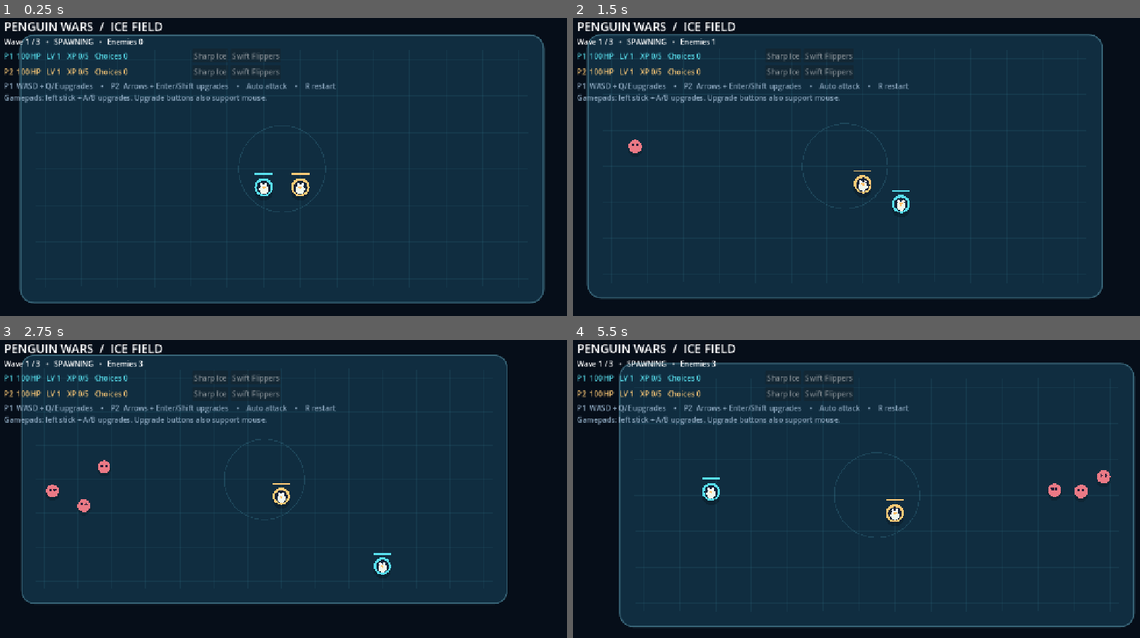
Above: before the commit, frames 1-4 (two rows, left to right).
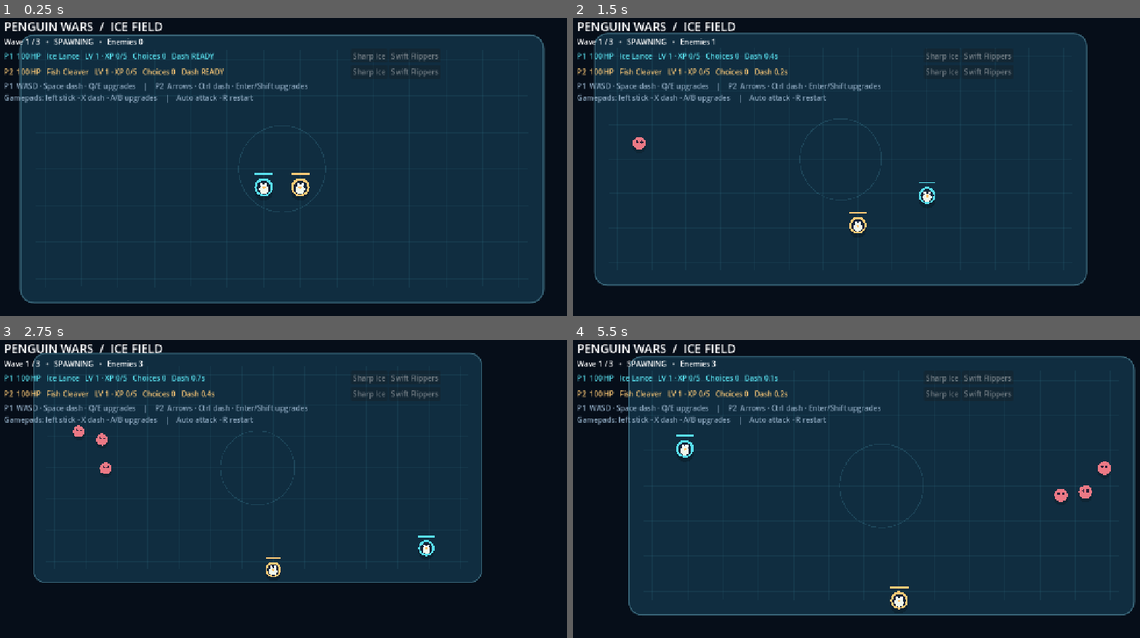
Above: after the commit, the same moments.

Repository: lybyerc-lab/Penguin_Wars
Game: Godot game, scene res://scenes/arena/test_arena.tscn
The game is run twice, just before and just after one commit, with the same random seed, the same clock (stepped at 60 frames per second) and the same inputs.
Inputs:
- Up to frame 1 (0.25 s): no input
- Up to frame 2 (1.5 s): tap Enter at 0.5 s; hold D 0.53-1.28 s; hold Ctrl 0.53-1.28 s; tap Space at 0.77, 0.8, 1.07, 1.35 s; hold S from 1.28 s (still down)
- Up to frame 3 (2.75 s): tap Space at 1.52, 1.82, 2.3 s; tap Ctrl at 1.55 s; release S at 2.03 s; hold D from 2.03 s (still down); hold Ctrl from 2.03 s (still down)
- Up to frame 4 (5.5 s): release D at 2.78 s; release Ctrl at 2.78 s; hold W 2.78-3.53 s; tap R at 2.85 s; tap Space at 3.02, 3.32, 4.52, 4.82 s; tap Ctrl at 3.05, 4.55 s; hold Space 3.53-4.28 s; hold A 3.53-5.03 s; tap Q at 3.6 s; tap E at 4.35 s; hold S from 5.03 s (still down); hold Space from 5.03 s (still down); tap Enter at 5.1 s

The runs differ from the first frame. In frame 1, 2.3% of the frame differs, in the area x 7-78%, y 11-29%; in frame 2, 12%; in frame 3, 16%, in the area x 3-90%, y 4-89%; in frame 4, 12%.

Commit message:
Add co-op dash, distinct weapons and combat feedback

Diff:
--- /dev/null
+++ b/resources/weapons/fish_cleaver.tres
@@ -0,0 +1,13 @@
+[gd_resource type="Resource" script_class="WeaponDefinition" load_steps=2 format=3]
+[ext_resource type="Script" path="res://scripts/data/weapon_definition.gd" id="1"]
+[resource]
+script = ExtResource("1")
+id = &"fish_cleaver"
+display_name = "Fish Cleaver"
+damage = 22.0
+cooldown = 1.05
+reach = 105.0
+pattern = 1
+arc_degrees = 140.0
+knockback = 320.0
+tint = Color(1, 0.8, 0.47, 1)
--- a/resources/weapons/ice_lance.tres
+++ b/resources/weapons/ice_lance.tres
@@ -1,9 +1,10 @@
-[gd_resource type="Resource" script_class="WeaponDefinition" load_steps=2 format=3]
-[ext_resource type="Script" path="res://scripts/data/weapon_definition.gd" id="1"]
+[gd_resource type="Resource" script_class="WeaponDefinition" format=3 uid="uid://irw72yxxc2d2"]
+
+[ext_resource type="Script" uid="uid://dt4grtuvsnq3r" path="res://scripts/data/weapon_definition.gd" id="1"]
+
 [resource]
 script = ExtResource("1")
 id = &"ice_lance"
 display_name = "Ice Lance"
-damage = 14.0
-cooldown = 0.65
-reach = 190.0
+cooldown = 0.42
+reach = 240.0
--- a/scenes/actors/enemy.tscn
+++ b/scenes/actors/enemy.tscn
@@ -1,6 +1,7 @@
-[gd_scene load_steps=4 format=3]
+[gd_scene load_steps=5 format=3]
 [ext_resource type="Script" path="res://scripts/actors/enemy.gd" id="1"]
 [ext_resource type="Script" path="res://scripts/combat/health.gd" id="2"]
+[ext_resource type="Script" path="res://scripts/combat/hit_feedback.gd" id="3"]
 [sub_resource type="CircleShape2D" id="Body"]
 radius = 13.0
 [node name="Enemy" type="CharacterBody2D"]
@@ -12,3 +13,5 @@
 [node name="Health" type="Node" parent="."]
 script = ExtResource("2")
 maximum = 28.0
+[node name="HitFeedback" type="Node" parent="."]
+script = ExtResource("3")
--- a/scenes/actors/player.tscn
+++ b/scenes/actors/player.tscn
@@ -1,10 +1,12 @@
-[gd_scene load_steps=8 format=3]
+[gd_scene load_steps=10 format=3]
 [ext_resource type="Script" path="res://scripts/actors/player.gd" id="1"]
 [ext_resource type="Script" path="res://scripts/combat/health.gd" id="2"]
 [ext_resource type="Script" path="res://scripts/input/local_player_input.gd" id="3"]
 [ext_resource type="Script" path="res://scripts/progression/experience.gd" id="4"]
 [ext_resource type="Script" path="res://scripts/combat/weapon_controller.gd" id="5"]
 [ext_resource type="Resource" path="res://resources/weapons/ice_lance.tres" id="6"]
+[ext_resource type="Script" path="res://scripts/combat/dash_controller.gd" id="7"]
+[ext_resource type="Script" path="res://scripts/combat/hit_feedback.gd" id="8"]
 [sub_resource type="CircleShape2D" id="Body"]
 radius = 16.0
 [node name="Player" type="CharacterBody2D"]
@@ -22,3 +24,7 @@
 [node name="Weapon" type="Node2D" parent="."]
 script = ExtResource("5")
 definition = ExtResource("6")
+[node name="Dash" type="Node" parent="."]
+script = ExtResource("7")
+[node name="HitFeedback" type="Node" parent="."]
+script = ExtResource("8")
--- a/scripts/actors/enemy.gd
+++ b/scripts/actors/enemy.gd
@@ -7,11 +7,13 @@
 @export var contact_damage: float = 8.0
 var party: PartyRoster
 var _attack_remaining: float = 0.0
+var _knockback := Vector2.ZERO
 @onready var health: Health = $Health
 
 func _ready() -> void:
 	add_to_group("enemies")
 	health.died.connect(_on_died)
+	health.damaged.connect(func(event: DamageEvent) -> void: _knockback += event.impulse)
 
 func _physics_process(delta: float) -> void:
 	if not health.is_alive() or party == null:
@@ -21,7 +23,8 @@
 	if target == null:
 		velocity = Vector2.ZERO
 		return
-	velocity = global_position.direction_to(target.global_position) * speed
+	velocity = global_position.direction_to(target.global_position) * speed + _knockback
+	_knockback = _knockback.move_toward(Vector2.ZERO, 1000.0 * delta)
 	move_and_slide()
 	if global_position.distance_to(target.global_position) < 34.0 and _attack_remaining <= 0.0:
 		target.health.take_damage(DamageEvent.new(contact_damage))
--- a/scripts/actors/player.gd
+++ b/scripts/actors/player.gd
@@ -8,6 +8,7 @@
 @onready var experience: Experience = $Experience
 @onready var input_source: LocalPlayerInput = $LocalInput
 @onready var weapon: WeaponController = $Weapon
+@onready var dash: DashController = $Dash
 
 func _ready() -> void:
 	assert(identity != null, "Set identity before adding a player to the tree")
@@ -16,10 +17,16 @@
 	health.changed.connect(_on_health_changed)
 	health.died.connect(_on_died)
 
-func _physics_process(_delta: float) -> void:
-	velocity = input_source.movement() * speed if health.is_alive() else Vector2.ZERO
+func _physics_process(delta: float) -> void:
+	var movement: Vector2 = input_source.movement()
+	dash.tick(delta, movement, input_source.dash_requested(), health.is_alive())
+	health.invulnerable = dash.is_active()
+	velocity = movement * speed if health.is_alive() else Vector2.ZERO
+	if dash.is_active():
+		velocity = dash.direction * dash.burst_speed
 	move_and_slide()
 	global_position = global_position.clamp(arena_bounds.position, arena_bounds.end)
+	queue_redraw()
 
 func apply_upgrade(upgrade: UpgradeDefinition) -> void:
 	match upgrade.stat:
@@ -40,6 +47,10 @@
 	queue_redraw()
 
 func _draw() -> void:
+	if dash != null and dash.is_active():
+		for index: int in range(1, 4):
+			draw_circle(-dash.direction * index * 15.0, 20 - index * 3, Color(0.6, 0.95, 1.0, 0.4 / index))
+		draw_arc(Vector2.ZERO, 24, 0, TAU, 24, Color("d4fbff"), 2)
 	var color: Color = identity.tint if identity != null else Color.WHITE
 	if health != null and not health.is_alive():
 		color = Color("526273")
--- a/scripts/arena/test_arena.gd
+++ b/scripts/arena/test_arena.gd
@@ -16,6 +16,8 @@
 		player.identity.local_slot = index
 		player.identity.device_id = index
 		player.identity.tint = COLORS[index]
+		if index % 2 == 1:
+			player.get_node("Weapon").definition = preload("res://resources/weapons/fish_cleaver.tres")
 		player.position = Vector2((index - (player_count - 1) * 0.5) * 80.0, 40.0)
 		$Actors.add_child(player)
 		if not party.register(player):
--- a/scripts/combat/damage_event.gd
+++ b/scripts/combat/damage_event.gd
@@ -3,7 +3,9 @@
 ## Transient combat message. Source ID is a party ID, never a network peer ID.
 var amount: float
 var source_player_id: int
+var impulse := Vector2.ZERO
 
-func _init(value: float = 0.0, source_id: int = 0) -> void:
+func _init(value: float = 0.0, source_id: int = 0, push: Vector2 = Vector2.ZERO) -> void:
 	amount = value
 	source_player_id = source_id
+	impulse = push
--- /dev/null
+++ b/scripts/combat/dash_controller.gd
@@ -0,0 +1,26 @@
+class_name DashController
+extends Node
+## Per-player burst state. The player owns movement and applies invulnerability.
+@export var duration: float = 0.16
+@export var cooldown: float = 1.1
+@export var burst_speed: float = 680.0
+var remaining: float = 0.0
+var cooldown_remaining: float = 0.0
+var direction := Vector2.DOWN
+var facing := Vector2.DOWN
+
+func tick(delta: float, movement: Vector2, requested: bool, alive: bool) -> void:
+	remaining = maxf(0.0, remaining - delta)
+	cooldown_remaining = maxf(0.0, cooldown_remaining - delta)
+	if not alive:
+		remaining = 0.0
+		return
+	if movement.length_squared() > 0.01:
+		facing = movement.normalized()
+	if requested and cooldown_remaining <= 0.0:
+		direction = facing
+		remaining = duration
+		cooldown_remaining = cooldown
+
+func is_active() -> bool:
+	return remaining > 0.0
--- a/scripts/combat/health.gd
+++ b/scripts/combat/health.gd
@@ -3,9 +3,11 @@
 
 signal changed(current: float, maximum: float)
 signal died(event: DamageEvent)
+signal damaged(event: DamageEvent)
 
 @export_range(1.0, 10000.0) var maximum: float = 100.0
 var current: float
+var invulnerable: bool = false
 
 func _ready() -> void:
 	current = maximum
@@ -14,10 +16,11 @@
 	return current > 0.0
 
 func take_damage(event: DamageEvent) -> void:
-	if not is_alive() or event.amount <= 0.0:
+	if not is_alive() or invulnerable or event.amount <= 0.0:
 		return
 	current = maxf(0.0, current - event.amount)
 	changed.emit(current, maximum)
+	damaged.emit(event)
 	if not is_alive():
 		died.emit(event)
 
--- /dev/null
+++ b/scripts/combat/hit_effect.gd
@@ -0,0 +1,22 @@
+class_name HitEffect
+extends Node2D
+## Short-lived world-space feedback survives the defeated actor.
+var amount: float
+var tint: Color = Color("baf9ff")
+var lethal: bool = false
+var _age: float = 0.0
+
+func _process(delta: float) -> void:
+	_age += delta
+	queue_redraw()
+	if _age >= 0.45:
+		queue_free()
+
+func _draw() -> void:
+	var fade := Color(tint, 1.0 - _age / 0.45)
+	var radius: float = 8.0 + _age * (95.0 if lethal else 50.0)
+	draw_arc(Vector2.ZERO, radius, 0, TAU, 24, fade, 2.0)
+	for index: int in range(6):
+		var direction := Vector2.from_angle(index * TAU / 6)
+		draw_line(direction * radius, direction * (radius + 5), fade, 2)
+	draw_string(ThemeDB.fallback_font, Vector2(-8, -22 - _age * 48), str(int(amount)), HORIZONTAL_ALIGNMENT_LEFT, -1, 18, fade)
--- /dev/null
+++ b/scripts/combat/hit_feedback.gd
@@ -0,0 +1,26 @@
+class_name HitFeedback
+extends Node
+## Visual-only health listener; never changes combat state.
+var _actor: Node2D
+var _flash: float = 0.0
+
+func _ready() -> void:
+	_actor = get_parent() as Node2D
+	(_actor.get_node("Health") as Health).damaged.connect(_on_damaged)
+
+func _on_damaged(event: DamageEvent) -> void:
+	_flash = 0.11
+	_actor.modulate = Color(2.5, 2.5, 2.5)
+	var effect := HitEffect.new()
+	effect.position = _actor.position
+	effect.amount = event.amount
+	effect.lethal = not (_actor.get_node("Health") as Health).is_alive()
+	if _actor is PenguinPlayer:
+		effect.tint = Color("ff8792")
+	_actor.get_parent().add_child(effect)
+
+func _process(delta: float) -> void:
+	if _flash > 0.0:
+		_flash -= delta
+		if _flash <= 0.0:
+			_actor.modulate = Color.WHITE
--- a/scripts/combat/weapon_controller.gd
+++ b/scripts/combat/weapon_controller.gd
@@ -7,6 +7,7 @@
 var _remaining: float = 0.0
 var _flash: float = 0.0
 var _hit_position: Vector2
+var _aim: float = 0.0
 
 func _physics_process(delta: float) -> void:
 	_remaining = maxf(0.0, _remaining - delta)
@@ -26,10 +27,30 @@
 			target = enemy
 	if target != null:
 		_hit_position = target.global_position
-		target.health.take_damage(DamageEvent.new(definition.damage + damage_bonus, wielder.identity.player_id))
+		_aim = global_position.angle_to_point(_hit_position)
+		if definition.pattern == WeaponDefinition.Pattern.SINGLE:
+			_hit(target)
+		else:
+			for candidate: Node in get_tree().get_nodes_in_group("enemies"):
+				var enemy := candidate as ArenaEnemy
+				if enemy == null or not enemy.health.is_alive():
+					continue
+				var offset: Vector2 = enemy.global_position - global_position
+				if offset.length() <= definition.reach and absf(wrapf(offset.angle() - _aim, -PI, PI)) <= deg_to_rad(definition.arc_degrees * 0.5):
+					_hit(enemy)
 		_remaining = definition.cooldown
-		_flash = 0.12
+		_flash = 0.18
+
+func _hit(enemy: ArenaEnemy) -> void:
+	var push: Vector2 = global_position.direction_to(enemy.global_position) * definition.knockback
+	enemy.health.take_damage(DamageEvent.new(definition.damage + damage_bonus, wielder.identity.player_id, push))
 
 func _draw() -> void:
 	if _flash > 0.0:
-		draw_line(Vector2.ZERO, to_local(_hit_position), Color("baf9ff"), 3.0)
+		var tint := Color(definition.tint, _flash / 0.18)
+		if definition.pattern == WeaponDefinition.Pattern.ARC:
+			var half: float = deg_to_rad(definition.arc_degrees * 0.5)
+			draw_arc(Vector2.ZERO, definition.reach * (1.0 - _flash), _aim - half, _aim + half, 24, tint, 8)
+		else:
+			draw_line(Vector2.ZERO, to_local(_hit_position), tint, 4.0)
+			draw_circle(to_local(_hit_position), 7, tint)
--- a/scripts/data/weapon_definition.gd
+++ b/scripts/data/weapon_definition.gd
@@ -1,8 +1,13 @@
 class_name WeaponDefinition
 extends Resource
+enum Pattern { SINGLE, ARC }
 ## Shared immutable definition. Cooldowns and modifiers live on WeaponController.
 @export var id: StringName
 @export var display_name: String
 @export_range(0.1, 1000.0) var damage: float = 14.0
 @export_range(0.05, 10.0) var cooldown: float = 0.65
 @export_range(10.0, 1000.0) var reach: float = 190.0
+@export var pattern: Pattern = Pattern.SINGLE
+@export_range(1.0, 360.0) var arc_degrees: float = 120.0
+@export var knockback: float = 90.0
+@export var tint: Color = Color("baf9ff")
--- a/scripts/input/local_player_input.gd
+++ b/scripts/input/local_player_input.gd
@@ -2,6 +2,17 @@
 extends Node
 ## Input adapter only; simulation consumes a normalized movement command.
 var identity: PlayerIdentity
+var _dash_held: bool = false
+
+func dash_requested() -> bool:
+	if identity == null:
+		return false
+	var held: bool = (identity.local_slot == 0 and Input.is_physical_key_pressed(KEY_SPACE)) or (identity.local_slot == 1 and Input.is_physical_key_pressed(KEY_CTRL))
+	if identity.device_id >= 0 and identity.device_id in Input.get_connected_joypads():
+		held = held or Input.is_joy_button_pressed(identity.device_id, JOY_BUTTON_X)
+	var pressed: bool = held and not _dash_held
+	_dash_held = held
+	return pressed
 
 func movement() -> Vector2:
 	if identity == null:
--- a/scripts/ui/arena_hud.gd
+++ b/scripts/ui/arena_hud.gd
@@ -29,7 +29,7 @@
 		var row := HBoxContainer.new()
 		_players.add_child(row)
 		var label := Label.new()
-		label.custom_minimum_size.x = 410
+		label.custom_minimum_size.x = 760
 		label.modulate = player.identity.tint
 		row.add_child(label)
 		_readouts[player.identity.player_id] = label
@@ -40,7 +40,7 @@
 			button.pressed.connect(func() -> void: progression.choose(player.identity.player_id, index))
 			row.add_child(button)
 	var help := Label.new()
-	help.text = "P1  WASD + Q/E upgrades    •    P2  Arrows + Enter/Shift upgrades    •    Auto attack    •    R restart\nGamepads: left stick + A/B upgrades. Upgrade buttons also support mouse."
+	help.text = "P1  WASD · Space dash · Q/E upgrades    |    P2  Arrows · Ctrl dash · Enter/Shift upgrades\nGamepads: left stick · X dash · A/B upgrades    |    Auto attack · R restart"
 	help.add_theme_color_override("font_color", Color("8ba6bd"))
 	column.add_child(help)
 
@@ -50,7 +50,8 @@
 	_status.text = "Wave %d / %d   •   %s   •   Enemies %d" % [encounter.wave, encounter.definition.wave_count, EncounterDirector.State.keys()[encounter.state], encounter.alive_count]
 	for player: PenguinPlayer in party.members():
 		var id: int = player.identity.player_id
-		_readouts[id].text = "P%d  %s   LV %d   XP %d/%d   Choices %d" % [id, str(int(player.health.current)) + " HP" if player.health.is_alive() else "DOWN", player.experience.level, player.experience.xp, player.experience.required_xp(), progression.pending.get(id, 0)]
+		var dash_status: String = "READY" if player.dash.cooldown_remaining <= 0 else "%.1fs" % player.dash.cooldown_remaining
+		_readouts[id].text = "P%d  %s   %s   LV %d · XP %d/%d   Choices %d   Dash %s" % [id, str(int(player.health.current)) + " HP" if player.health.is_alive() else "DOWN", player.weapon.definition.display_name, player.experience.level, player.experience.xp, player.experience.required_xp(), progression.pending.get(id, 0), dash_status]
 		var row: Node = _readouts[id].get_parent()
 		for child: Node in row.get_children():
 			if child is Button:
--- /dev/null
+++ b/tests/combat_feel_test.gd
@@ -0,0 +1,81 @@
+extends SceneTree
+var failures: int = 0
+
+class DashInput extends LocalPlayerInput:
+	var request: bool = true
+	func movement() -> Vector2:
+		return Vector2.RIGHT
+	func dash_requested() -> bool:
+		var result: bool = request
+		request = false
+		return result
+
+func _initialize() -> void:
+	call_deferred("_run")
+
+func check(value: bool, message: String) -> void:
+	if not value:
+		failures += 1
+		push_error(message)
+
+func spawn_enemy(arena: Node, location: Vector2) -> ArenaEnemy:
+	var enemy: ArenaEnemy = load("res://scenes/actors/enemy.tscn").instantiate()
+	enemy.party = arena.party
+	enemy.position = location
+	arena.get_node("Actors").add_child(enemy)
+	return enemy
+
+func _run() -> void:
+	var arena: Node = load("res://scenes/arena/test_arena.tscn").instantiate()
+	root.add_child(arena)
+	for node: Node in arena.find_children("*", "", true, false):
+		node.set_physics_process(false)
+	await physics_frame
+	var players: Array[PenguinPlayer] = arena.party.members()
+	var player: PenguinPlayer = players[0]
+	var input := DashInput.new()
+	player.add_child(input)
+	player.input_source = input
+	player._physics_process(0.016)
+	check(player.dash.is_active() and player.velocity.x == 680, "dash increases movement speed")
+	player.health.take_damage(DamageEvent.new(8))
+	check(player.health.current == 100, "dash prevents damage")
+	player._physics_process(0.2)
+	player.health.take_damage(DamageEvent.new(8))
+	check(player.health.current == 92, "damage resumes after dash")
+	input.request = true
+	player._physics_process(0.016)
+	check(not player.dash.is_active(), "cooldown rejects early dash")
+	player._physics_process(1.2)
+	input.request = true
+	player._physics_process(0.016)
+	check(player.dash.is_active(), "dash becomes available again")
+	check(not players[1].dash.is_active(), "dash state isolated between players")
+	player._physics_process(0.2)
+	player.health.take_damage(DamageEvent.new(1000))
+	input.request = true
+	player._physics_process(2.0)
+	check(not player.dash.is_active() and player.velocity == Vector2.ZERO, "dead player cannot dash")
+	var wielder: PenguinPlayer = players[1]
+	wielder.position = Vector2.ZERO
+	var front: ArenaEnemy = spawn_enemy(arena, Vector2(60, 0))
+	var side: ArenaEnemy = spawn_enemy(arena, Vector2(70, 40))
+	var behind: ArenaEnemy = spawn_enemy(arena, Vector2(-80, 0))
+	var distant: ArenaEnemy = spawn_enemy(arena, Vector2(160, 0))
+	wielder.weapon._physics_process(2.0)
+	check(front.health.current == 6 and side.health.current == 6, "cleaver hits multiple enemies in arc")
+	check(behind.health.current == 28 and distant.health.current == 28, "cleaver excludes rear and distant enemies")
+	check(front._knockback.x > 0, "hit applies outward knockback")
+	wielder.weapon._physics_process(0.01)
+	check(front.health.current == 6, "weapon cooldown prevents repeated hit")
+	front.free()
+	side.free()
+	behind.free()
+	wielder.weapon.definition = load("res://resources/weapons/ice_lance.tres")
+	var second: ArenaEnemy = spawn_enemy(arena, Vector2(180, 0))
+	wielder.weapon._physics_process(2.0)
+	check(distant.health.current == 14 and second.health.current == 28, "lance hits only nearest enemy at long range")
+	check(wielder.weapon.definition.damage == 14, "weapon resource unchanged by hits")
+	arena.free()
+	print("COMBAT FEEL TESTS: ", "PASS" if failures == 0 else "FAIL", " (", failures, " failures)")
+	quit(0 if failures == 0 else 1)
--- a/tests/foundation_test.gd
+++ b/tests/foundation_test.gd
@@ -55,7 +55,7 @@
 	check(arena.progression.pending[2] == 2, "level-up queue retains choices")
 	check(arena.progression.choose(2, 0), "upgrade choice accepted")
 	check(players[1].weapon.damage_bonus == 3 and players[0].weapon.damage_bonus == 0, "upgrade state isolated")
-	check(players[1].weapon.definition.damage == 14, "shared resource remains immutable")
+	check(players[1].weapon.definition.damage == 22, "shared resource remains immutable")
 	check(not arena.progression.choose(2, 99), "invalid upgrade rejected")
 	# Exercise the actual weapon/target/damage/reward chain.
 	var enemy: ArenaEnemy = load("res://scenes/actors/enemy.tscn").instantiate()
@@ -64,8 +64,8 @@
 	arena.get_node("Actors").add_child(enemy)
 	enemy.defeated.connect(func(_actor: ArenaEnemy, event: DamageEvent) -> void: arena.progression.reward_team(event))
 	var xp_before: int = players[1].experience.xp
-	players[1].weapon._physics_process(1.0)
-	players[1].weapon._physics_process(1.0)
+	players[1].weapon._physics_process(1.1)
+	players[1].weapon._physics_process(1.1)
 	check(not enemy.health.is_alive(), "weapon kills target in range")
 	check(players[1].experience.xp == xp_before + 1, "enemy death awards XP")
 	await process_frame
--- a/tests/render_smoke.gd
+++ b/tests/render_smoke.gd
@@ -8,6 +8,23 @@
 	root.add_child(arena)
 	for frame: int in range(180):
 		await process_frame
+	# Controlled combat pose exercises live VFX without relying on spawn timing.
+	await RenderingServer.frame_post_draw
+	root.get_texture().get_image().save_png("res://docs/combat-live.png")
+	var players: Array[PenguinPlayer] = arena.party.members()
+	for player: PenguinPlayer in players:
+		player.set_physics_process(false)
+		player.weapon.set_physics_process(false)
+	players[0].dash.tick(0.0, Vector2.LEFT, true, true)
+	players[0].queue_redraw()
+	for offset: Vector2 in [Vector2(65, 0), Vector2(75, 40)]:
+		var enemy: ArenaEnemy = load("res://scenes/actors/enemy.tscn").instantiate()
+		enemy.party = arena.party
+		enemy.position = players[1].position + offset
+		arena.get_node("Actors").add_child(enemy)
+	players[1].weapon._physics_process(2.0)
+	for frame: int in range(4):
+		await process_frame
 	await RenderingServer.frame_post_draw
 	var result: Error = root.get_texture().get_image().save_png("res://docs/arena-preview.png")
 	print("RENDER SMOKE: ", "PASS" if result == OK else "FAIL")
Binary file changed: docs/arena-preview.png
Not shown, added: docs/arena-preview.png.import
Binary file added: docs/combat-live.png
Not shown, added: docs/combat-live.png.import
Not shown, added: scripts/combat/dash_controller.gd.uid
Not shown, added: scripts/combat/hit_effect.gd.uid
Not shown, added: scripts/combat/hit_feedback.gd.uid
Not shown, added: tests/combat_feel_test.gd.uid
Not shown, added: tests/foundation_test.gd.uid
Not shown, added: tests/render_smoke.gd.uid
Not shown, changed: docs/verification.md
